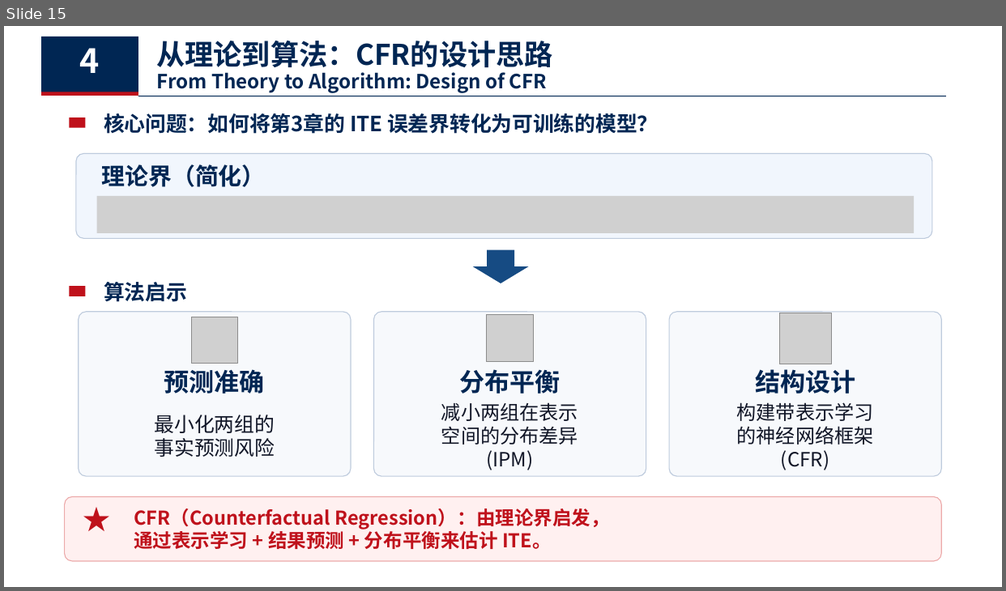
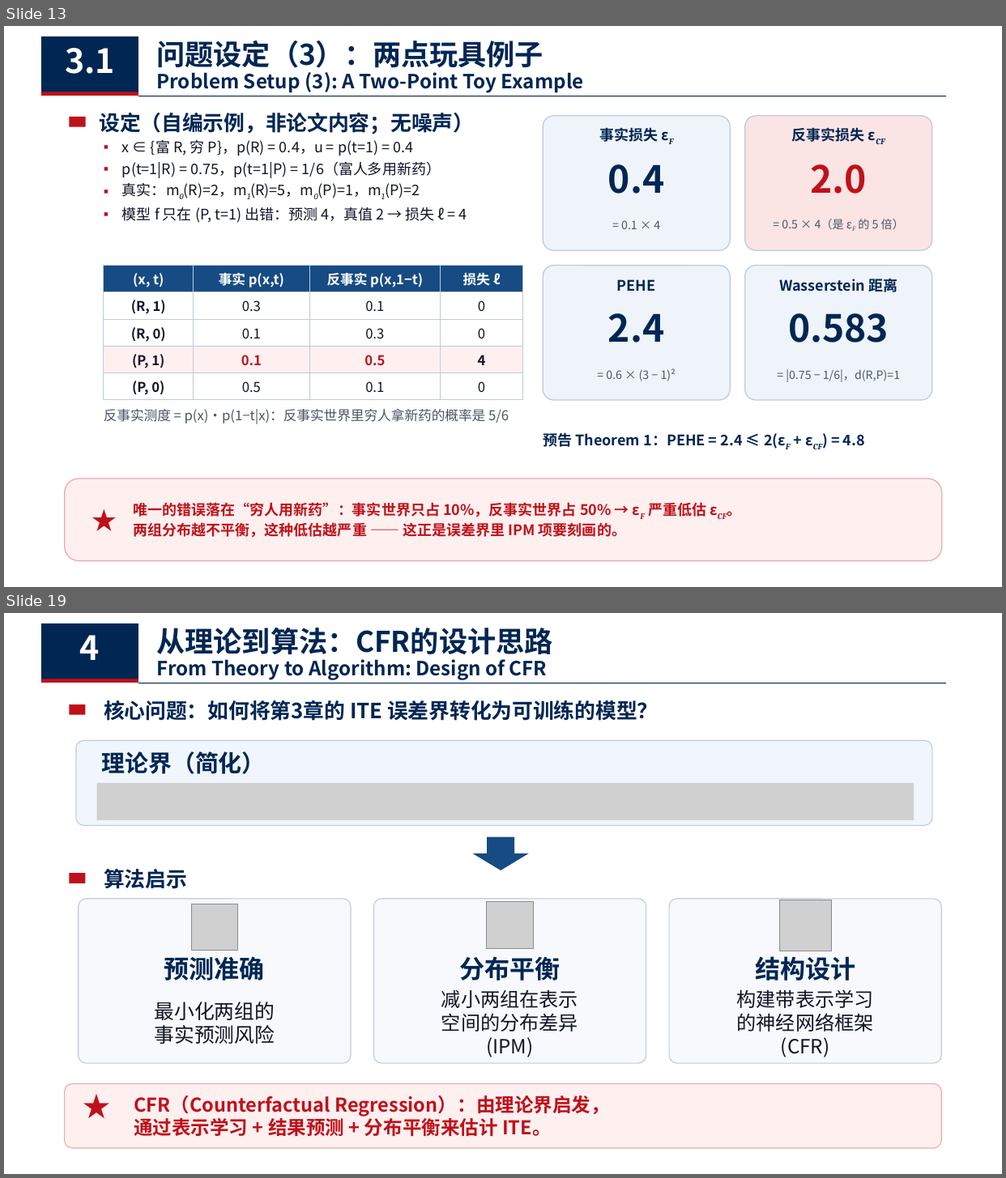
Before and after one commit to chanearly2002/Stastical_Computing, a slide deck: 个体处理效应估计.pptx. Shown one above the other, each under a label of ours: slide 15 before the commit, slides 13 and 19 after it; the slides between them are not shown. The pictures are 1006x591 and 1006x1178 pixels, drawn with LibreOffice and Linux fonts; fonts in the diff are those of the drawing; grey boxes stand for pictures. Boxes give left, top, right and bottom in pixels: in the first picture for what was removed or moved away, otherwise in the second. Text is boxed around its words. In the diff, an @@ line names an element or a change of style, - is before the commit and + after.

```diff
--- a/个体处理效应估计.pptx
+++ b/个体处理效应估计.pptx
@@ slide 13 added at (4, 26, 1002, 587), background #FFFFFF @@
@@ rectangle added at (41, 37, 138, 94), fill #002653 @@
@@ text added at (65, 48, 115, 74), 32 pt, text #FFFFFF, bold @@
+3.1
@@ text added at (157, 41, 543, 73), 27.4 pt, text #002653, bold @@
+问题设定（3）：两点玩具例子
@@ text added at (157, 72, 584, 93), 18.8 pt, text #002653, bold @@
+Problem Setup (3): A Two-Point Toy Example
@@ rectangle added at (41, 92, 138, 96), fill #BF111B @@
@@ rectangle added at (138, 96, 946, 96), fill #002653 @@
@@ rectangle added at (69, 117, 86, 127), fill #BF111B @@
@@ text added at (99, 113, 474, 135), 20.1 pt, text #002653, bold @@
+设定（自编示例，非论文内容；无噪声）
@@ rounded rectangle added at (543, 116, 731, 250), fill #EFF4FA, outline #BECBDD 1 pt @@
@@ rounded rectangle added at (745, 116, 932, 250), fill #FBE4E4, outline #BECBDD 1 pt @@
@@ text added at (122, 140, 467, 223), 14 pt, text #101526 @@
+▪ x ∈ {富 R, 穷 P}，p(R) = 0.4，u = p(t=1) = 0.4
+▪ p(t=1|R) = 0.75，p(t=1|P) = 1/6（富人多用新药）
+▪ 真实：m0(R)=2，m1(R)=5，m0(P)=1，m1(P)=2
+▪ 模型 f 只在 (P, t=1) 出错：预测 4，真值 2 → 损失 ℓ = 4
@@ text added at (599, 127, 658, 142), 14 pt, text #002653, bold @@
+事实损失 εF
@@ text added at (792, 127, 865, 142), 14 pt, text #002653, bold @@
+反事实损失 εCF
@@ text added at (608, 165, 665, 194), 36 pt, text #002653, bold @@
+0.4
@@ text added at (810, 165, 867, 194), 36 pt, text #BF111B, bold @@
+2.0
@@ text added at (782, 219, 904, 229), 11 pt, text #4A5568 @@
+= 0.5 × 4（是 εF 的 5 倍）
@@ text added at (621, 220, 660, 229), 11 pt, text #4A5568 @@
+= 0.1 × 4
@@ table added at (104, 266, 522, 400), 5 rows, 4 columns @@
+(x, t) | 事实 p(x,t) | 反事实 p(x,1−t) | 损失 ℓ
+(R, 1) | 0.3 | 0.1 | 0
+(R, 0) | 0.1 | 0.3 | 0
+(P, 1) | 0.1 | 0.5 | 4
+(P, 0) | 0.5 | 0.1 | 0
@@ rounded rectangle added at (543, 266, 731, 400), fill #EFF4FA, outline #BECBDD 1 pt @@
@@ rounded rectangle added at (745, 266, 932, 400), fill #EFF4FA, outline #BECBDD 1 pt @@
@@ text added at (617, 280, 656, 291), 14 pt, text #002653, bold @@
+PEHE
@@ text added at (779, 279, 897, 292), 14 pt, text #002653, bold @@
+Wasserstein 距离
@@ text added at (608, 314, 665, 343), 36 pt, text #002653, bold @@
+2.4
@@ text added at (788, 314, 889, 343), 36 pt, text #002653, bold @@
+0.583
@@ text added at (606, 369, 675, 382), 11 pt, text #4A5568 @@
+= 0.6 × (3 − 1)²
@@ text added at (786, 369, 900, 382), 11 pt, text #4A5568 @@
+= |0.75 − 1/6|，d(R,P)=1
@@ text added at (104, 409, 509, 425), 13 pt, text #4A5568 @@
+反事实测度 = p(x)·p(1−t|x)：反事实世界里穷人拿新药的概率是 5/6
@@ text added at (543, 433, 865, 449), 14 pt, text #002653, bold @@
+预告 Theorem 1：PEHE = 2.4 ≤ 2(εF + εCF) = 4.8
@@ rounded rectangle added at (65, 479, 942, 561), fill #FFF0F0, outline #ECAAAA 1 pt @@
@@ text added at (83, 479, 127, 561), 24 pt, text #BF111B @@
+★
@@ text added at (134, 502, 741, 538), 14 pt, text #BF111B, bold @@
+唯一的错误落在“穷人用新药”：事实世界只占 10%，反事实世界占 50% → εF 严重低估 εCF。
+两组分布越不平衡，这种低估越严重 —— 这正是误差界里 IPM 项要刻画的。
@@ what was slide 15 is now slide 19 @@
```
Also in this commit, not shown: 10 slides changed, 3 other slides added, 1 other file.
